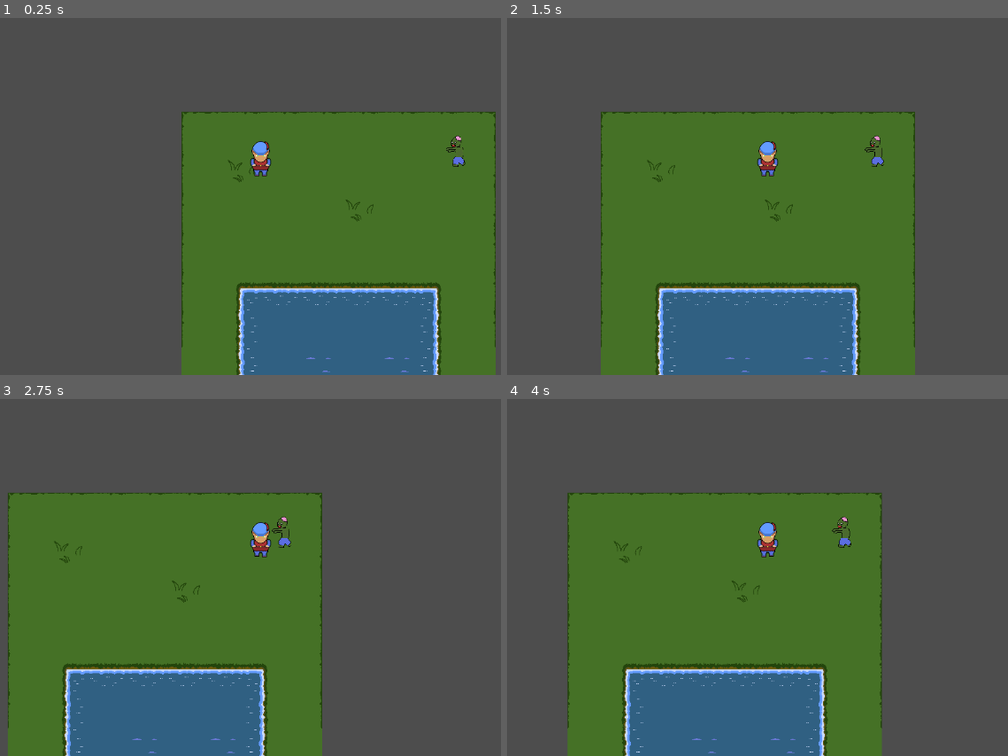
Above: before the commit, frames 1-4 (two rows, left to right).
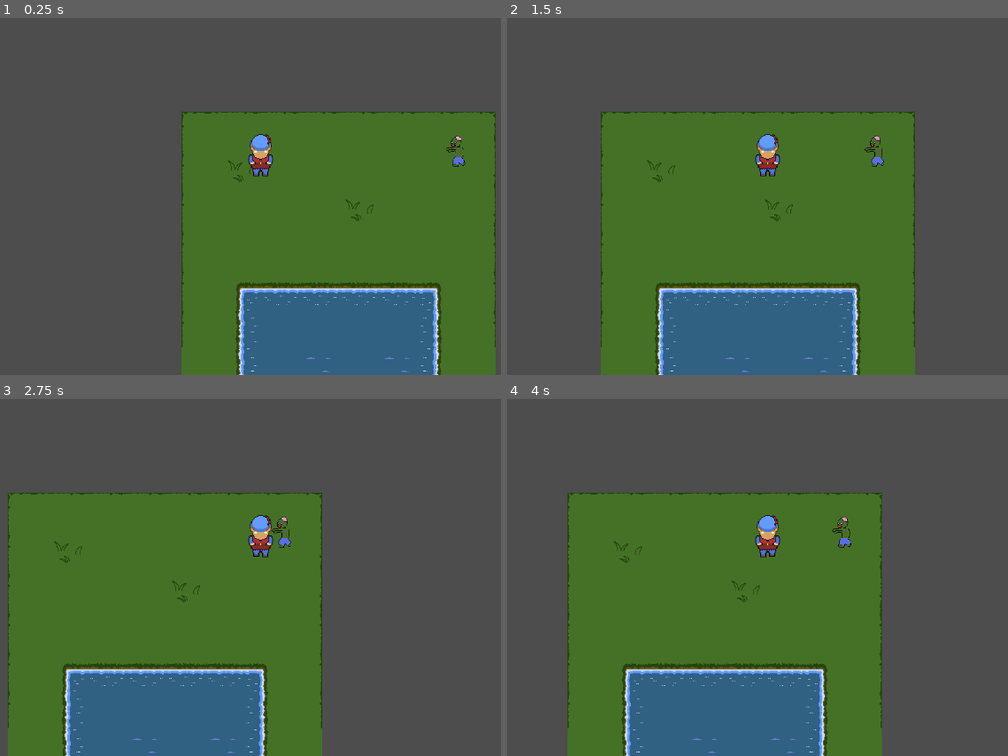
Above: after the commit, the same moments.

Repository: Samppa50/korttipeli
Game: Godot game, scene res://scenes/openworld/level1.tscn
Same seed, same stepped clock (60 frames per second), same inputs: the game is played once before the commit and once after it.
Inputs (mouse positions are in pixels of both pictures, inside the frame that each line leads up to):
- Up to frame 1 (0.25 s): no input
- Up to frame 2 (1.5 s): tap Enter (ui_accept) at 0.5, 0.6, 0.77, 1.07 s; move the mouse to (922, 157) at 0.52 s; hold D (right) 0.53-1.25 s; click (922, 157) at 0.67 s; drag from (627, 196) to (877, 150) at 1.27 s
- Up to frame 3 (2.75 s): tap Enter (ui_accept) at 2, 2.3 s; move the mouse to (330, 470) at 2.02 s; hold D (right) from 2.03 s (still down); hold Right mouse button (right_mouse) from 2.03 s (still down)
- Up to frame 4 (4 s): release D (right) at 2.75 s; release Right mouse button (right_mouse) at 2.75 s; drag from (732, 638) to (557, 498) at 2.77 s; tap Enter (ui_accept) at 3.5, 3.77, 3.8 s; move the mouse to (977, 616) at 3.52 s; hold A (left) from 3.53 s (still down); tap E (use) at 3.6 s

The runs differ from the first frame. In frame 1, 0.4% of the frame differs, in the area x 49-55%, y 32-45%; in frame 2, 0.4%; in frame 3, 0.4%; in frame 4, 0.4%.

Commit message:
teleportti toimii jee

Diff:
--- a/project.godot
+++ b/project.godot
@@ -70,3 +70,4 @@
 [rendering]
 
 textures/canvas_textures/default_texture_filter=0
+anti_aliasing/quality/msaa_2d=3
--- a/scenes/openworld/alotushuonetesti_1.tscn
+++ b/scenes/openworld/alotushuonetesti_1.tscn
@@ -247,10 +247,11 @@
 [sub_resource type="CircleShape2D" id="CircleShape2D_6g71q"]
 radius = 33.0
 
-[node name="alotushuonetesti1" type="Node2D" node_paths=PackedStringArray("player")]
+[node name="alotushuonetesti1" type="Node2D" node_paths=PackedStringArray("player", "doors")]
 y_sort_enabled = true
 script = ExtResource("1_p287q")
 player = NodePath("Player")
+doors = [NodePath("NorthDoor")]
 
 [node name="TileMap" type="TileMap" parent="."]
 y_sort_enabled = true
@@ -269,15 +270,6 @@
 
 [node name="Camera2D" type="Camera2D" parent="Player"]
 
-[node name="NorthDoor" parent="." instance=ExtResource("13_c3c5a")]
-position = Vector2(893, 9)
-entry_dir = 0
-transition_type = "fade_to_black"
-path_to_new_scene = "res://scenes/openworld/level1.tscn"
-entry_door_name = "NorthDoor"
-teleport_posx = 700
-teleport_posy = 700
-
 [node name="Market1" type="Area2D" parent="."]
 position = Vector2(1344, 287)
 script = ExtResource("15_hn3wt")
@@ -303,6 +295,15 @@
 scale = Vector2(0.8, 0.8)
 texture = ExtResource("17_xi0jj")
 flip_h = true
+
+[node name="NorthDoor" parent="." instance=ExtResource("13_c3c5a")]
+position = Vector2(898, 9)
+entry_dir = 2
+transition_type = "fade_to_black"
+path_to_new_scene = "res://scenes/openworld/level1.tscn"
+entry_door_name = "SouthDoor"
+teleport_posx = 600
+teleport_posy = 500
 
 [connection signal="body_entered" from="Market1" to="Market1" method="_on_body_entered"]
 [connection signal="body_exited" from="Market1" to="Market1" method="_on_body_exited"]
--- a/scenes/openworld/door.gd
+++ b/scenes/openworld/door.gd
@@ -30,3 +30,14 @@
 		2:
 			vector = Vector2.DOWN
 	return (vector * push_distance) + self.position
+
+func get_move_dir() -> Vector2:
+	var dir:Vector2 = Vector2.RIGHT
+	match entry_dir:
+		0:
+			dir = Vector2.DOWN
+		1:
+			dir = Vector2.LEFT
+		2:
+			dir = Vector2.UP
+	return dir
--- a/scenes/openworld/door.tscn
+++ b/scenes/openworld/door.tscn
@@ -6,7 +6,7 @@
 
 [node name="Door" type="Area2D"]
 script = ExtResource("1_8anu4")
-push_distance = 0
+push_distance = 100
 
 [node name="CollisionShape2D" type="CollisionShape2D" parent="."]
 scale = Vector2(5, 5)
--- a/scenes/openworld/level.gd
+++ b/scenes/openworld/level.gd
@@ -4,7 +4,6 @@
 @export var doors:Array[Door]
 var data:LevelDataHandoff
 
-#teleport values... goofy code ahead
 
 
 func _ready() -> void:
@@ -14,22 +13,28 @@
 		enter_level()
 
 func enter_level() -> void:
-	init_player_location()
+	if data != null:
+		init_player_location()
 	player.enable()
 	_connect_to_doors()
 
 func init_player_location() -> void:
-	if data != null:
-		for door in doors:
-			$Player.position.x = door.teleport_posx
-			$Player.position.y = door.teleport_posy
-			print("teleport!")
+	#if data != null:
+	#	for door in doors:
+	#		$Player.position.x = door.teleport_posx
+	#		$Player.position.y = door.teleport_posy
+	print("1")
 			#print(door.teleport_posx)
 			#print(door.teleport_posy)
-	#if data != null:
-	#	for door in doors:
-	#		if door.name == data.entry_door_name:
-	#			player.position = door.get_player_entry_pos()
+	var doors = find_children("*","Door")
+	if data != null:
+		print("2")
+		for door in doors:
+			print("3")
+			if door.name == data.entry_door_name:
+				player.position = door.get_player_entry_pos()
+				print("teleport")
+		#player.orient(data.move_dir)
 
 func _on_player_entered_door(door:Door) -> void:
 	_disconnect_from_doors()
@@ -37,6 +42,7 @@
 	player.queue_free()
 	data = LevelDataHandoff.new()
 	data.entry_door_name = door.entry_door_name
+	data.move_dir = door.get_move_dir()
 	set_process(false)
 
 func _connect_to_doors() -> void:
--- a/scenes/openworld/level1.tscn
+++ b/scenes/openworld/level1.tscn
@@ -90,7 +90,7 @@
 [node name="TileMap" type="TileMap" parent="."]
 tile_set = SubResource("TileSet_xd4r2")
 format = 2
-layer_0/tile_data = PackedInt32Array(0, 196610, 0, 65536, 13 …(1260 unchanged characters)… 393223, 2, 0, 458759, 2, 0, 524295, 2, 0)
+layer_0/tile_data = PackedInt32Array(0, 196610, 0, 65536, 13 …(1260 unchanged characters)… 393223, 2, 0, 458759, 2, 0, 524295, 2, 0, 589824, 2, 0, 655360, 2, 0, 720896, 2, 0, 786432, 2, 0, 851968, 2, 0, 851969, 2, 0, 786433, 2, 0, 720897, 2, 0, 655361, 2, 0, 589825, 2, 0, 851970, 2, 0, 851971, 2, 0, 786435, 2, 0, 720899, 2, 0, 655363, 2, 0, 655362, 2, 0, 589826, 2, 0, 720898, 2, 0, 786434, 2, 0, 589827, 2, 0, 851972, 2, 0, 786436, 2, 0, 786437, 2, 0, 720901, 2, 0, 655365, 2, 0, 655364, 2, 0, 720900, 2, 0, 851973, 2, 0, 589829, 2, 0, 589828, 2, 0, 589830, 2, 0, 589831, 2, 0, 655367, 2, 0, 655366, 2, 0, 720902, 2, 0, 786438, 2, 0, 851974, 2, 0, 786439, 2, 0, 720903, 2, 0, 851975, 2, 0)
 
 [node name="Player" parent="." instance=ExtResource("3_7itvc")]
 position = Vector2(129, 105)
@@ -110,12 +110,13 @@
 texture = ExtResource("5_kt78e")
 
 [node name="SouthDoor" parent="." instance=ExtResource("6_mtl87")]
-position = Vector2(251, 626)
-entry_dir = 2
+position = Vector2(255, 757)
+entry_dir = 0
 transition_type = "fade_to_black"
 path_to_new_scene = "res://scenes/openworld/alotushuonetesti_1.tscn"
-entry_door_name = "SouthDoor"
-teleport_posy = 600
+entry_door_name = "NorthDoor"
+teleport_posx = 430
+teleport_posy = 500
 
 [connection signal="body_entered" from="Area2D" to="Area2D" method="_on_body_entered"]
 [connection signal="body_exited" from="Area2D" to="Area2D" method="_on_body_exited"]
--- a/scenes/openworld/player.tscn
+++ b/scenes/openworld/player.tscn
@@ -64,6 +64,7 @@
 script = ExtResource("1_cj6my")
 
 [node name="Playeranim" type="AnimatedSprite2D" parent="."]
+scale = Vector2(1.2, 1.2)
 sprite_frames = SubResource("SpriteFrames_gwvdq")
 animation = &"walk"
 offset = Vector2(0, -30)
--- a/scenes/openworld/scripts/playeroverworld.gd
+++ b/scenes/openworld/scripts/playeroverworld.gd
@@ -33,12 +33,11 @@
 
 
 func disable():
-	input_enabled = false
+	speed = 0
 	current_animation = "idle"
 
 func enable():
-	input_enabled = true
-	visible = true
+	speed = 200
 
 
 
